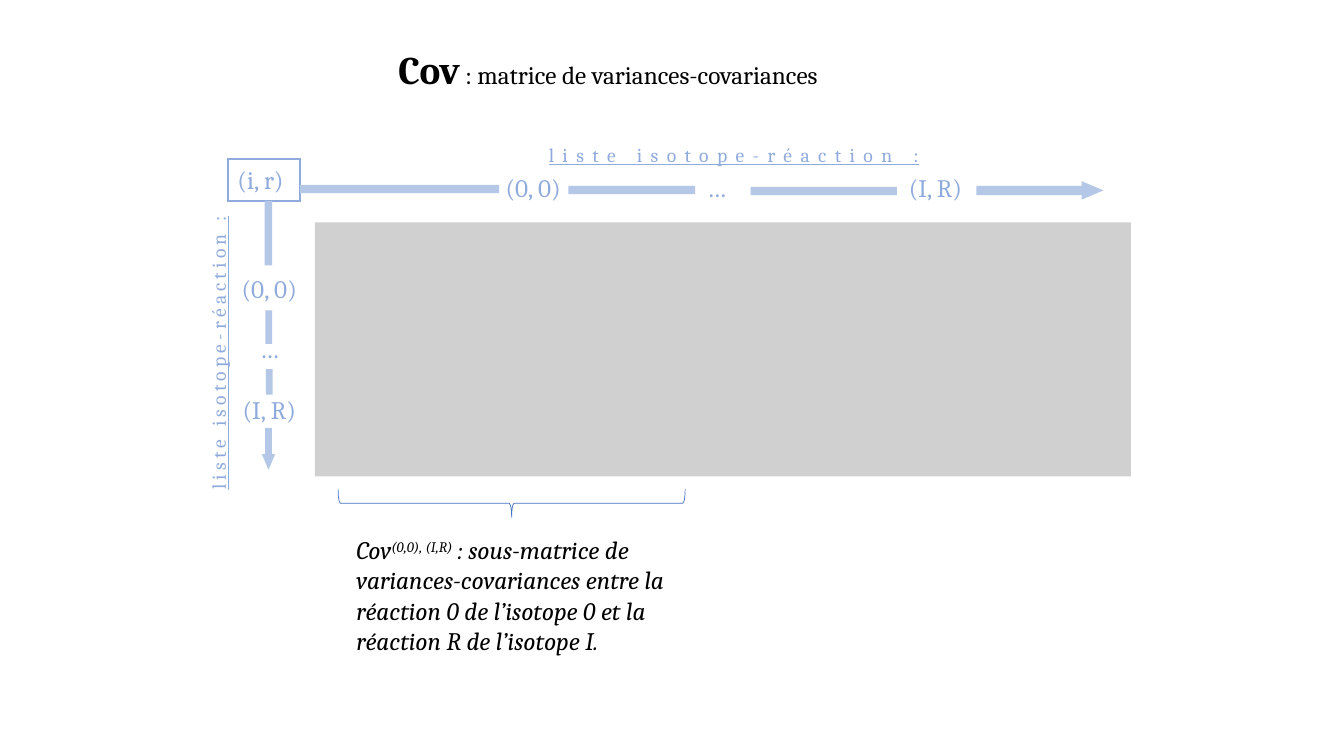
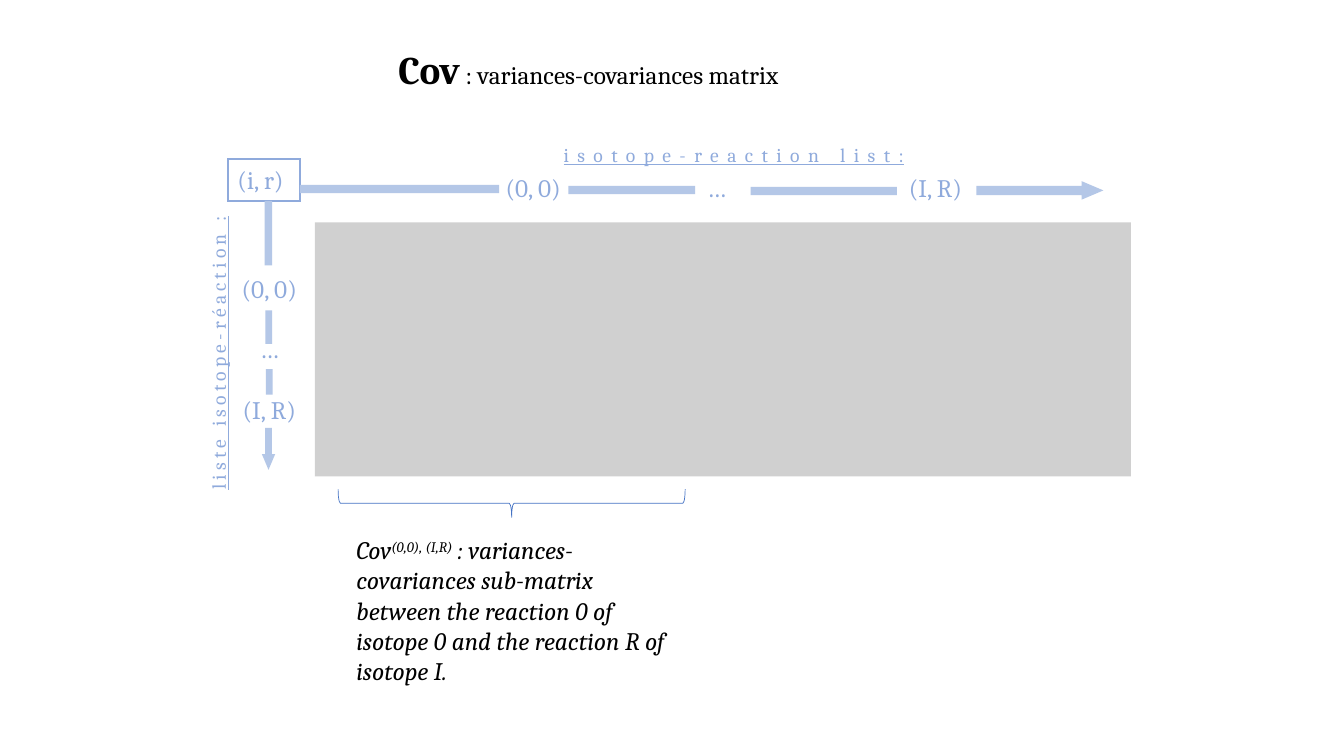
Before and after one commit to ASNR-fr/CALINS, a slide deck: slide 4 of images/Image_maker.pptx. Drawn at 1344x756 pixels with LibreOffice and Linux fonts; fonts in the diff are those of the drawing; grey boxes stand for pictures. Boxes give left, top, right and bottom in pixels: in the first picture for what was removed or moved away, otherwise in the second. Text is boxed around its words. In the diff, an @@ line names an element or a change of style, - is before the commit and + after.

```diff
--- a/images/Image_maker.pptx
+++ b/images/Image_maker.pptx
@@ text at [398,57,779,85]: text changed @@
-Cov : matrice de variances-covariances
+Cov : variances-covariances matrix
@@ text at [405,138,1064,172]: text changed @@
-liste isotope-réaction :
+isotope-reaction list:
@@ text at [356,542,664,686]: text changed @@
-Cov(0,0), (I,R) : sous-matrice de variances-covariances entre la réaction 0 de l’isotope 0 et la réaction R de l’isotope I.
+Cov(0,0), (I,R) : variances-covariances sub-matrix between the reaction 0 of isotope 0 and the reaction R of isotope I.
```
Also in this commit, not shown: 6 other slides changed, 7 other files.
